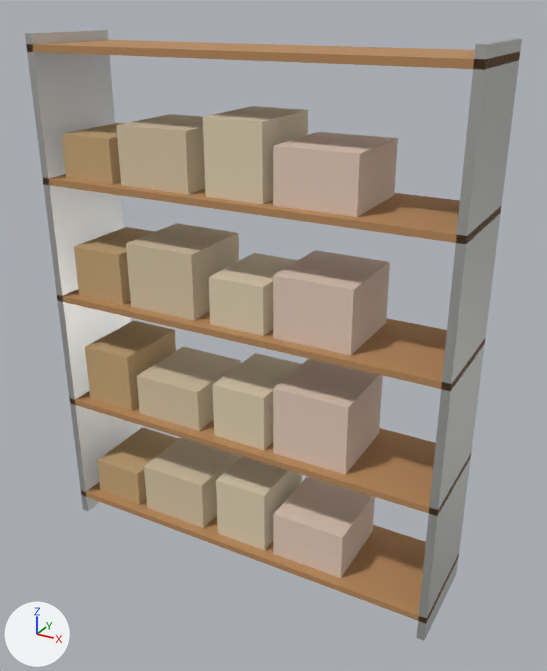
The glTF model dist/web/modelos/estante_deposito_160.glb as it was, and as the next commit left it.
Camera for both pictures: a 50 mm lens placed at (1.32, -2.26, 2.1), pointed at (0.06, 0.01, 0.96). The axes (+X, +Y, +Z) are drawn at lower left. The lights are the same throughout. The picture after the commit comes second. Vertices at exactly the same position are counted once.

The scene before the commit, as lines of its bpy script (objects in view):
```python
mat_inox = principled_material('inox')
mat_inox.base_color = (0.584, 0.584, 0.564)  # light grey #c9c9c6
mat_inox.metallic = 0.7
mat_inox.roughness = 0.4
mat_madeira = principled_material('madeira')
mat_madeira.base_color = (0.484, 0.254, 0.105)  # orange #b98a5b
mat_madeira.roughness = 0.8
me_estante_deposito_160 = bpy.data.meshes.new('estante_deposito_160')
me_estante_deposito_160.from_pydata(...)  # 184 vertices, 276 faces; spans x -0.8..0.8, y -0.2..0.2, z 0.0..2.0
# faces by material slot: [24, 60, 48, 48, 48, 48]
me_estante_deposito_160.materials.append(mat_inox)  # light grey #c9c9c6
me_estante_deposito_160.materials.append(mat_madeira)  # orange #b98a5b
me_estante_deposito_160.materials.append(mat_caixa)  # brown #c9a879
me_estante_deposito_160.materials.append(mat_bege)  # beige #d9c7a8
me_estante_deposito_160.materials.append(mat_areia)  # beige #e3d3b5
me_estante_deposito_160.materials.append(mat_nude)  # beige #e6cdbb
ob_estante_deposito_160 = bpy.data.objects.new('estante_deposito_160', me_estante_deposito_160)
ob_estante_deposito_160.location = (0.0, 0.0, 0.0)
```
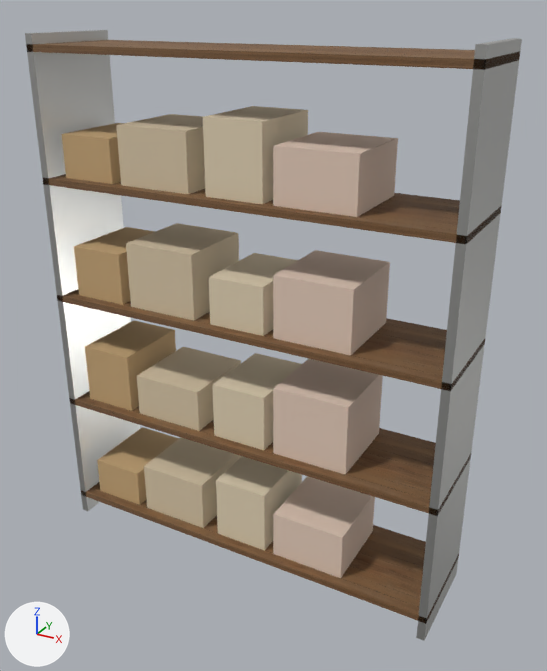
Boxes [x1, y1, x2, y2] around the edits, measured in the pictures (547 x 671 px):
```json
{"object": "estante_deposito_160", "change": "surface changed", "before": [26, 30, 521, 641], "after": [26, 30, 521, 641]}
```

Edits to the scene script, one JSON object a line:
```json
{"op": "add", "block": "img_wood_planks_diffuse", "code": ["img_wood_planks_diffuse = load_image('wood_planks_diffuse', '_unpacked/wood_planks_diffuse', 2048, 2048, 'sRGB')"]}
{"op": "add", "block": "img_wood_planks_roughness_metallic_roughness", "code": ["img_wood_planks_roughness_metallic_roughness = load_image('wood_planks_roughness_metallic_roughness', '_unpacked/wood_planks_roughness_metallic_roughness', 2048, 2048, 'Non-Color')"]}
{"op": "add", "block": "img_wood_planks_normal", "code": ["img_wood_planks_normal = load_image('wood_planks_normal', '_unpacked/wood_planks_normal', 2048, 2048, 'Non-Color')"]}
{"op": "set", "path": "mat_inox.metallic", "old": "0.7", "new": "0.9"}
{"op": "set", "path": "mat_inox.roughness", "old": "0.4", "new": "0.35"}
{"block": "mat_madeira", "change": "nodes: BsdfPrincipled, OutputMaterial"}
{"block": "mat_madeira", "change": "colours: orange #b98a5b"}
{"block": "mat_madeira", "change": "nodes: BsdfPrincipled, Math x2, NormalMap, OutputMaterial, SeparateColor, TexImage x3"}
{"block": "mat_madeira", "change": "uses the picture img_wood_planks_diffuse"}
{"block": "mat_madeira", "change": "uses the picture img_wood_planks_normal"}
{"block": "mat_madeira", "change": "uses the picture img_wood_planks_roughness_metallic_roughness"}
{"block": "me_estante_deposito_160", "where": "me_estante_deposito_160.from_pydata(...)  # 184 vertices, 276 faces; spans x -0.8..0.8, y -0.2..0.2, z 0.0..2.0"}
{"block": "me_estante_deposito_160", "where": "# used by ob_estante_deposito_160; location = (0.0, 0.0, 0.0)"}
{"block": "me_estante_deposito_160", "change": "me_estante_deposito_160 part 1: texture (UV) coordinates changed"}
```
